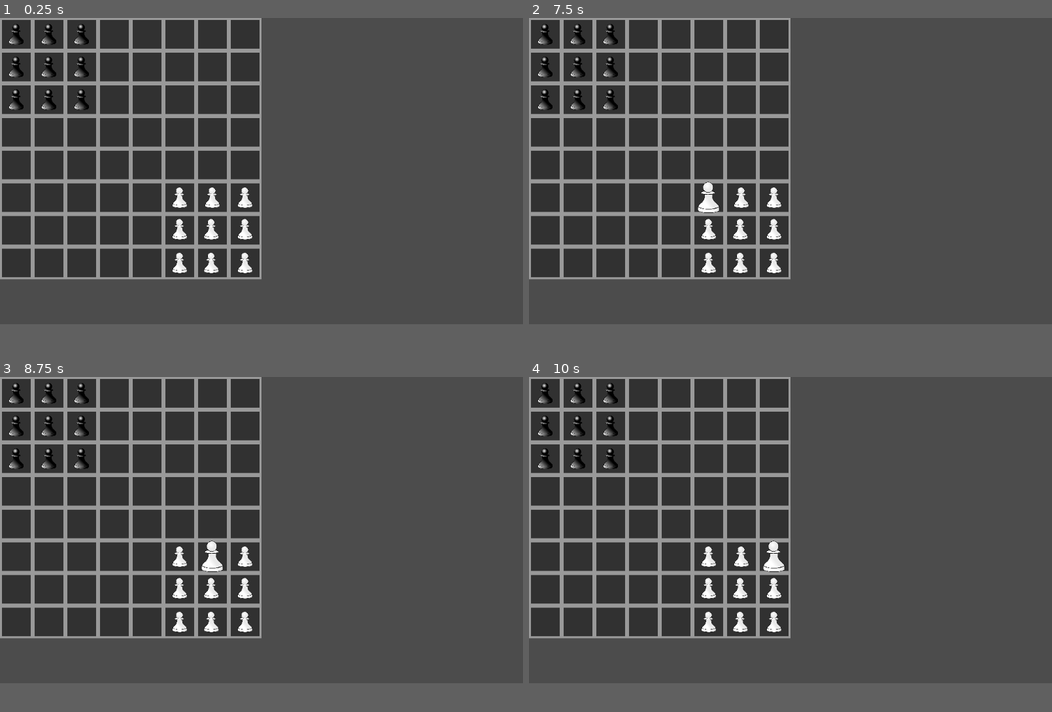
Above: before the commit, frames 1-4 (two rows, left to right).
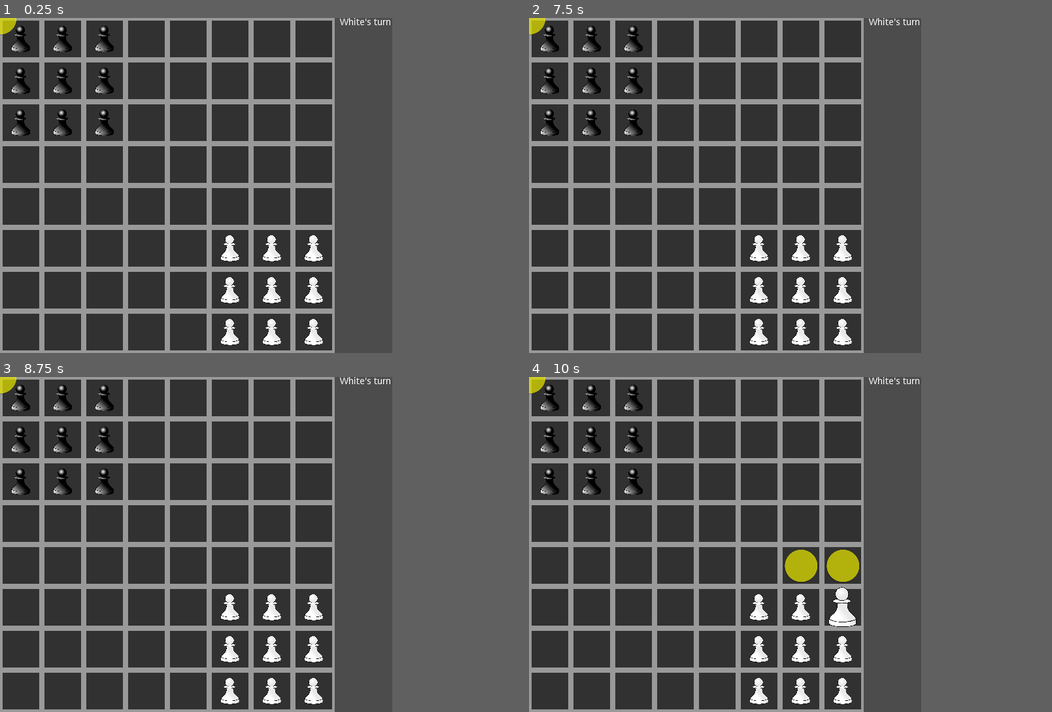
Above: after the commit, the same moments.

Repository: SphinxKingStone/Corners
Game: Godot game, scene res://Node.tscn
Same seed, same stepped clock (60 frames per second), same inputs: the game is played once before the commit and once after it.
Inputs (mouse positions are in pixels of both pictures, inside the frame that each line leads up to):
- Up to frame 1 (0.25 s): no input
- Up to frame 2 (7.5 s): tap Enter at 0.5, 2, 3.5 s; move the mouse to (544, 34) at 0.52 s; click (544, 34) at 0.67 s; tap Space at 1.25, 2.75, 4.25 s; move the mouse to (576, 34) at 1.27 s; click (576, 34) at 1.42 s; move the mouse to (612, 34) at 2.02 s; click (612, 34) at 2.17 s; move the mouse to (544, 68) at 2.77 s; click (544, 68) at 2.92 s; move the mouse to (576, 68) at 3.52 s; click (576, 68) at 3.67 s; move the mouse to (612, 68) at 4.27 s; click (612, 68) at 4.42 s; move the mouse to (544, 98) at 5.02 s; click (544, 98) at 5.17 s; move the mouse to (576, 98) at 5.77 s; click (576, 98) at 5.92 s; move the mouse to (612, 98) at 6.52 s; click (612, 98) at 6.67 s; move the mouse to (706, 198) at 7.27 s; click (706, 198) at 7.42 s
- Up to frame 3 (8.75 s): move the mouse to (214, 557) at 8.02 s; click (214, 557) at 8.17 s
- Up to frame 4 (10 s): move the mouse to (774, 557) at 8.77 s; click (774, 557) at 8.92 s; move the mouse to (947, 574) at 9.52 s; click (947, 574) at 9.67 s
The window is 800x468 before the commit and 600x512 after it. Grey fills any space a smaller window leaves; there, only what the larger window draws over its background counts as a difference.

The runs differ from the first frame. In frame 1, 39% of the frame differs, in the area x 0-75%, y 0-100%; in frame 2, 39%; in frame 3, 39%; in frame 4, 39%.

Commit message:
Possible turns algorithm and drawing

Diff:
--- a/Board.gd
+++ b/Board.gd
@@ -17,3 +17,10 @@
 
 func PlayersTurn():
 	return playersTurn
+
+func SetPlayersTurn(value):
+	playersTurn = value
+	if playersTurn:
+		get_tree().root.find_node("Turn", true, false).text = "Whites's Turn"
+	else:
+		get_tree().root.find_node("Turn", true, false).text = "Black's Turn"
--- /dev/null
+++ b/Dot.tscn
@@ -0,0 +1,37 @@
+[gd_scene load_steps=3 format=2]
+
+[ext_resource path="res://Img/dot.png" type="Texture" id=1]
+
+[sub_resource type="CircleShape2D" id=1]
+
+custom_solver_bias = 0.0
+radius = 10.0
+
+[node name="Dot" type="Node2D"]
+
+editor/display_folded = true
+__meta__ = {
+"_edit_group_": true
+}
+
+[node name="Sprite" type="Sprite" parent="." index="0"]
+
+scale = Vector2( 0.3, 0.3 )
+texture = ExtResource( 1 )
+_sections_unfolded = [ "Transform" ]
+
+[node name="Area2D" type="Area2D" parent="." index="1"]
+
+input_pickable = true
+gravity_vec = Vector2( 0, 1 )
+gravity = 98.0
+linear_damp = 0.1
+angular_damp = 1.0
+audio_bus_override = false
+audio_bus_name = "Master"
+
+[node name="CollisionShape2D" type="CollisionShape2D" parent="Area2D" index="0"]
+
+position = Vector2( 0.26687, 0.587492 )
+scale = Vector2( 2.54307, 2.54307 )
+shape = SubResource( 1 )
--- a/Enemy.gd
+++ b/Enemy.gd
@@ -14,17 +14,25 @@
 func _process(delta):
 	pass
 
+func getSelectedPawnNode(PawnNodeName):
+	return find_node(PawnNodeName, true, false)
 
 func PawnClicked(PawnName):
+	#check for turn
 	if get_parent().PlayersTurn():
 		return
+
+	#select or unselect pawn
 	if selectedPawn != "none" and selectedPawn == PawnName:
-		find_node(selectedPawn, true, false).UnSelect()
+		getSelectedPawnNode(selectedPawn).UnSelect()
 		get_parent().SetSelected(false)
 		selectedPawn = "none"
-		return
+		return #exit if we unselected
 	if selectedPawn != "none":
-		find_node(selectedPawn, true, false).UnSelect()
+		getSelectedPawnNode(selectedPawn).UnSelect()
 	find_node(PawnName, true, false).Select()
 	selectedPawn = PawnName
 	get_parent().SetSelected(true)
+
+	#highlight possible moves
+	get_parent().GetPossibleTurns(getSelectedPawnNode(selectedPawn).position)
--- /dev/null
+++ b/GameLogic.gd
@@ -0,0 +1,62 @@
+extends Node
+
+# class member variables go here, for example:
+# var a = 2
+# var b = "textvar"
+
+var dotTexture = preload("res://Img/dot.png")
+
+func _ready():
+	pass
+
+#func _process(delta):
+#	# Called every frame. Delta is time since last frame.
+#	# Update game logic here.
+#	pass
+
+func DrawDot(pos):
+	if pos.x < 0 or pos.x > 512 or pos.y < 0 or pos.y > 512:
+		return
+#	var newDot = load("res://Dot.tscn").instance()
+#	newDot.visible = true
+#	newDot.position = pos
+#	print("newDot")
+
+	var dot = Sprite.new()
+	add_child(dot)
+	dot.set_texture(dotTexture)
+	dot.set_scale(Vector2(0.3, 0.3))
+	dot.set_position(pos)
+
+func GetPossibleTurns(pos):
+	print("Turns for: ")
+	print(pos)
+	var possiblePositions = Algo(pos)
+	var MaybePossible = []
+	for nn in $Board.get_children():
+		for n in nn.get_children():
+			if n.position in possiblePositions:
+				MaybePossible.append(pos - n.position)
+				possiblePositions.erase(n.position)
+	for i in MaybePossible:
+		print(i)
+		possiblePositions.append(Vector2(pos.x - i.x*2, pos.y - i.y*2))
+	for nn in $Board.get_children():
+		for n in nn.get_children():
+			if n.position in possiblePositions:
+				possiblePositions.erase(n.position)
+	for i in possiblePositions:
+		DrawDot(i)
+
+func Algo(pos):
+	var possiblePositions = [
+	Vector2(pos.x - 64, pos.y)
+	,Vector2(pos.x - 64, pos.y + 64)
+	,Vector2(pos.x - 64, pos.y - 64)
+	,Vector2(pos.x + 64, pos.y)
+	,Vector2(pos.x + 64, pos.y + 64)
+	,Vector2(pos.x + 64, pos.y - 64)
+	,Vector2(pos.x, pos.y + 64)
+	,Vector2(pos.x, pos.y - 64)
+	]
+	return possiblePositions
--- a/Node.gd
+++ /dev/null
@@ -1,13 +0,0 @@
-extends Node
-
-# class member variables go here, for example:
-# var a = 2
-# var b = "textvar"
-
-func _ready():
-	pass
-
-#func _process(delta):
-#	# Called every frame. Delta is time since last frame.
-#	# Update game logic here.
-#	pass
--- a/Node.tscn
+++ b/Node.tscn
@@ -1,17 +1,39 @@
-[gd_scene load_steps=7 format=2]
+[gd_scene load_steps=8 format=2]
 
-[ext_resource path="res://Node.gd" type="Script" id=1]
+[ext_resource path="res://GameLogic.gd" type="Script" id=1]
 [ext_resource path="res://TileSet.tres" type="TileSet" id=2]
 [ext_resource path="res://Board.gd" type="Script" id=3]
 [ext_resource path="res://Enemy.gd" type="Script" id=4]
 [ext_resource path="res://Pawn.tscn" type="PackedScene" id=5]
 [ext_resource path="res://Player.gd" type="Script" id=6]
+[ext_resource path="res://Dot.tscn" type="PackedScene" id=7]
 
 [node name="Game" type="Node" index="0"]
 
 script = ExtResource( 1 )
 
-[node name="Board" type="TileMap" parent="." index="0"]
+[node name="Turn" type="Label" parent="." index="0"]
+
+anchor_left = 0.0
+anchor_top = 0.0
+anchor_right = 0.0
+anchor_bottom = 0.0
+margin_left = 520.0
+margin_right = 616.0
+margin_bottom = 46.0
+rect_pivot_offset = Vector2( 0, 0 )
+rect_clip_content = false
+mouse_filter = 2
+mouse_default_cursor_shape = 0
+size_flags_horizontal = 1
+size_flags_vertical = 4
+text = "White's turn"
+percent_visible = 1.0
+lines_skipped = 0
+max_lines_visible = -1
+_sections_unfolded = [ "Rect" ]
+
+[node name="Board" type="TileMap" parent="." index="1"]
 
 mode = 0
 tile_set = ExtResource( 2 )
@@ -105,17 +127,17 @@
 
 [node name="Pawn4" parent="Board/Player" index="3" instance=ExtResource( 5 )]
 
-position = Vector2( 352, 414 )
+position = Vector2( 352, 416 )
 _sections_unfolded = [ "Pause", "Transform" ]
 
 [node name="Pawn5" parent="Board/Player" index="4" instance=ExtResource( 5 )]
 
-position = Vector2( 414, 414 )
+position = Vector2( 416, 416 )
 _sections_unfolded = [ "Pause", "Transform" ]
 
 [node name="Pawn6" parent="Board/Player" index="5" instance=ExtResource( 5 )]
 
-position = Vector2( 480, 414 )
+position = Vector2( 480, 416 )
 _sections_unfolded = [ "Pause", "Transform" ]
 
 [node name="Pawn7" parent="Board/Player" index="6" instance=ExtResource( 5 )]
@@ -125,10 +147,14 @@
 
 [node name="Pawn8" parent="Board/Player" index="7" instance=ExtResource( 5 )]
 
-position = Vector2( 414, 480 )
+position = Vector2( 416, 480 )
 _sections_unfolded = [ "Pause", "Transform" ]
 
 [node name="Pawn9" parent="Board/Player" index="8" instance=ExtResource( 5 )]
 
 position = Vector2( 480, 480 )
 _sections_unfolded = [ "Pause", "Transform" ]
+
+[node name="Dot" parent="Board" index="2" instance=ExtResource( 7 )]
+
+_sections_unfolded = [ "Visibility" ]
--- a/Player.gd
+++ b/Player.gd
@@ -14,17 +14,25 @@
 func _process(delta):
 	pass
 
+func getSelectedPawnNode(PawnNodeName):
+	return find_node(PawnNodeName, true, false)
 
 func PawnClicked(PawnName):
+	#check for turn
 	if not get_parent().PlayersTurn():
 		return
+
+	#select or unselect pawn
 	if selectedPawn != "none" and selectedPawn == PawnName:
-		find_node(selectedPawn, true, false).UnSelect()
+		getSelectedPawnNode(selectedPawn).UnSelect()
 		get_parent().SetSelected(false)
 		selectedPawn = "none"
-		return
+		return #exit if we unselected
 	if selectedPawn != "none":
-		find_node(selectedPawn, true, false).UnSelect()
+		getSelectedPawnNode(selectedPawn).UnSelect()
 	find_node(PawnName, true, false).Select()
 	selectedPawn = PawnName
 	get_parent().SetSelected(true)
+
+	#highlight possible moves
+	get_tree().root.find_node("Game", true, false).GetPossibleTurns(getSelectedPawnNode(selectedPawn).position)
--- a/project.godot
+++ b/project.godot
@@ -14,6 +14,12 @@
 run/main_scene="res://Node.tscn"
 config/icon="res://icon.png"
 
+[display]
+
+window/size/width=600
+window/size/height=512
+window/size/resizable=false
+
 [rendering]
 
 environment/default_environment="res://default_env.tres"
Binary file added: Img/dot.png
Not shown, added: Img/dot.png.import
Not shown, added: Img/yellow_dot_png_1548618.png.import
